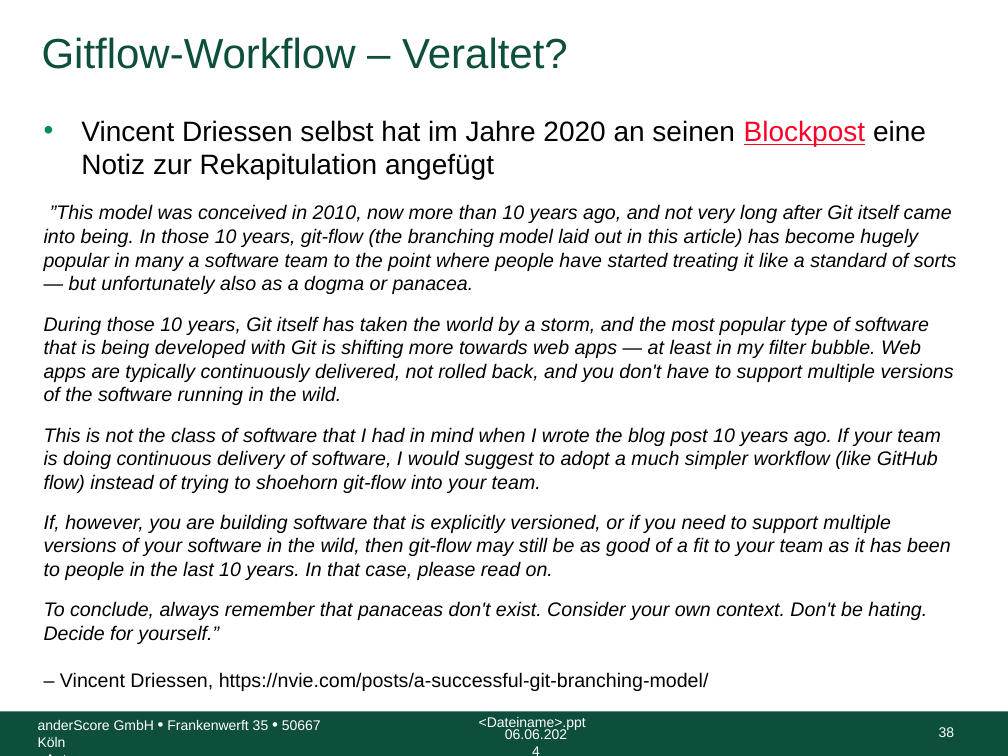
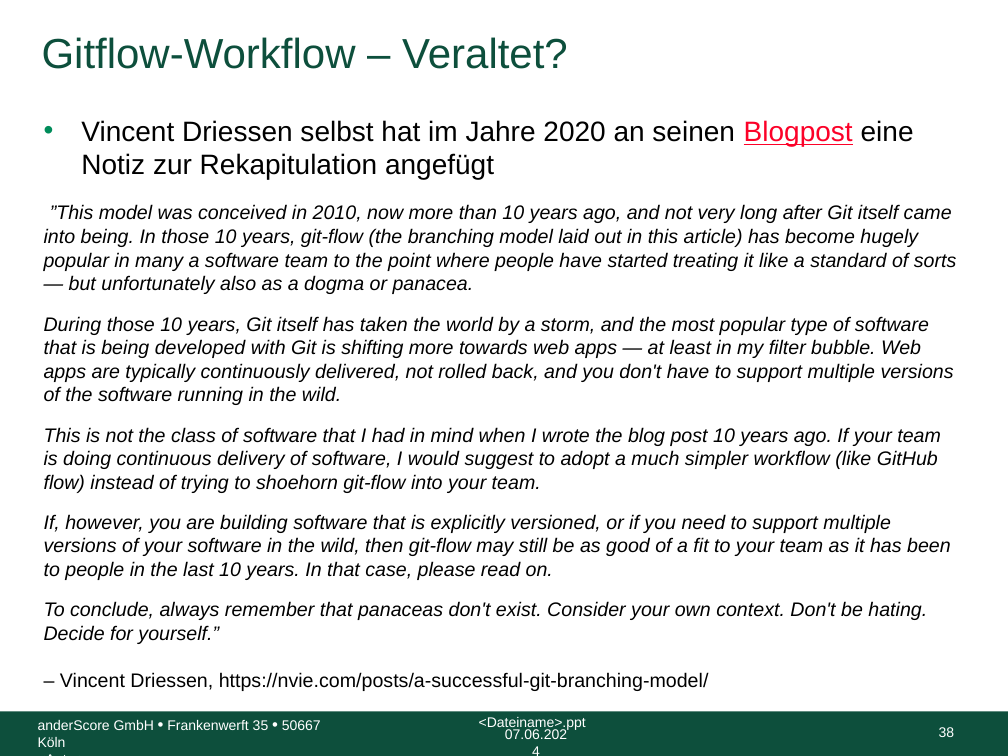
Before and after one commit to anderscore-gmbh/gitlab, a slide deck: slide 38 of slides/Tag-2_1-Gitflow-Workflow.pptx. Drawn at 1008x756 pixels with LibreOffice and Linux fonts; fonts in the diff are those of the drawing; background and template pictures are left out. Boxes give left, top, right and bottom in pixels: in the first picture for what was removed or moved away, otherwise in the second. Text is boxed around its words. In the diff, an @@ line names an element or a change of style, - is before the commit and + after.

Commit message:
Fix typos and slides

```diff
--- a/slides/Tag-2_1-Gitflow-Workflow.pptx
+++ b/slides/Tag-2_1-Gitflow-Workflow.pptx
@@ text at [81, 120, 914, 179]: text changed @@
-• Vincent Driessen selbst hat im Jahre 2020 an seinen Blockpost eine Notiz zur Rekapitulation angefügt
+• Vincent Driessen selbst hat im Jahre 2020 an seinen Blogpost eine Notiz zur Rekapitulation angefügt
@@ text at [505, 729, 567, 739]: text changed @@
-06.06.2024
+07.06.2024
```
Also in this commit, not shown: 36 other slides changed.
